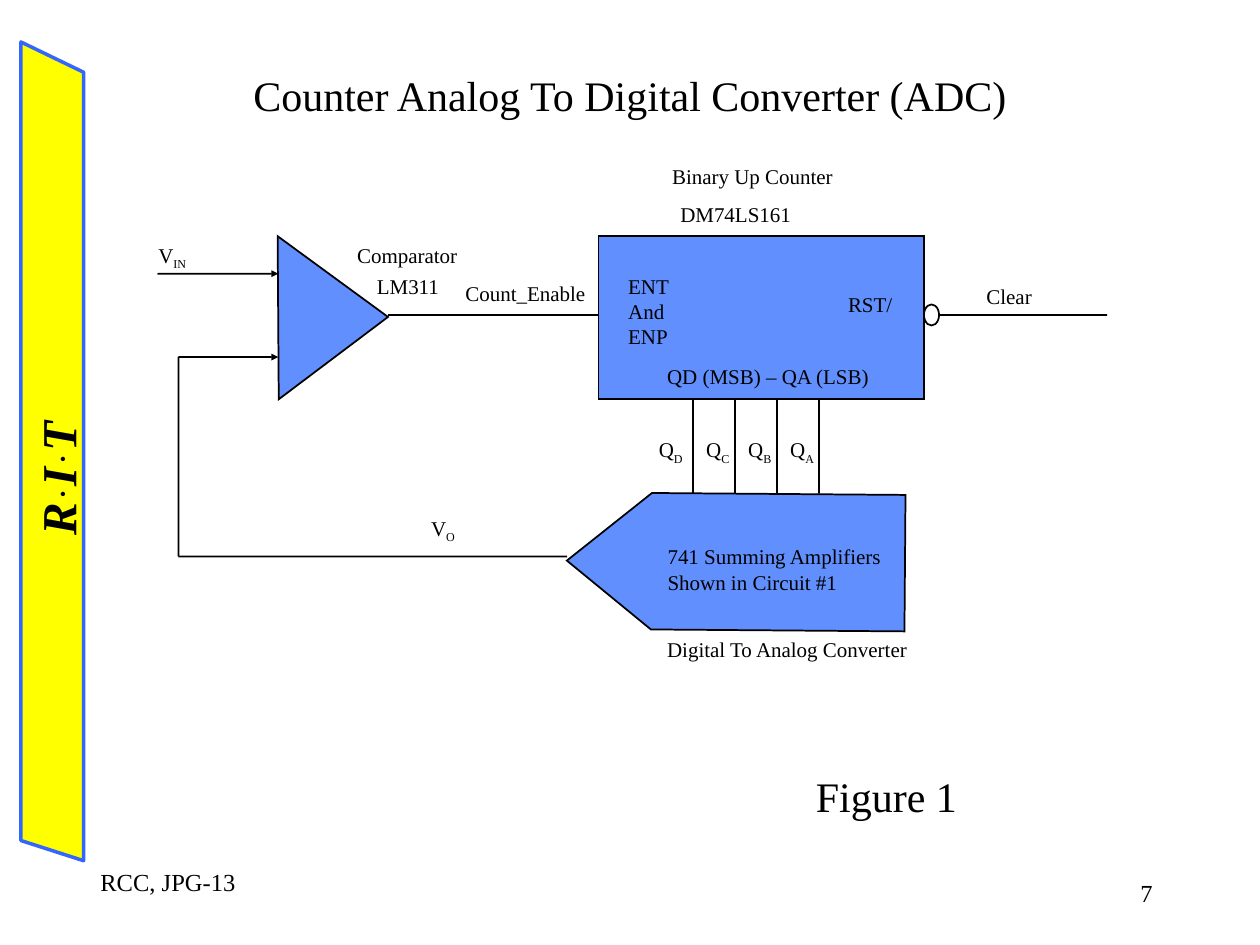
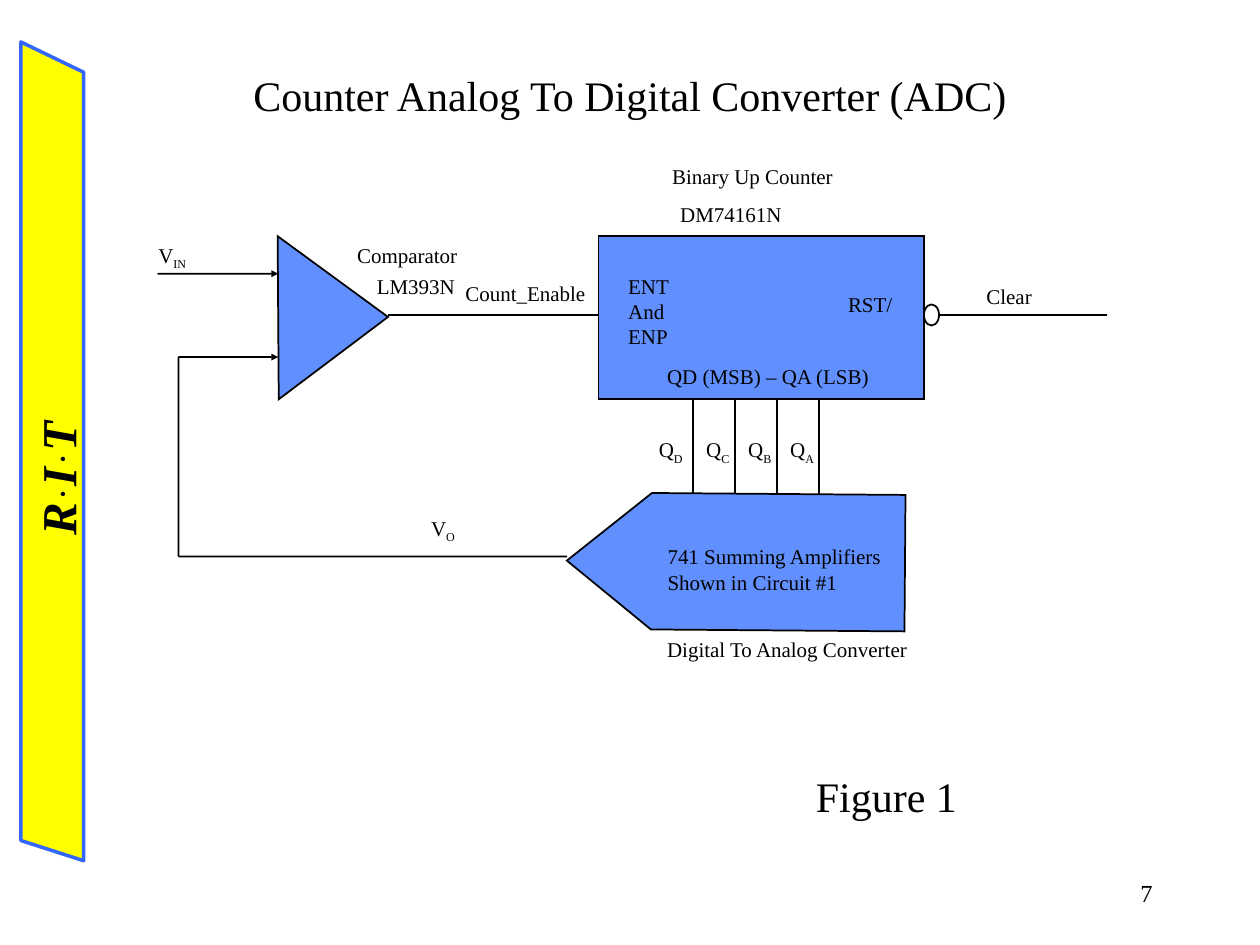
Before and after one commit to blizzardfinnegan/rit2195Notes, a slide deck: slide 7 of EEET-222-03/lab6/lab6.ppt. Drawn at 1260x945 pixels with LibreOffice and Linux fonts; fonts in the diff are those of the drawing. Boxes give left, top, right and bottom in pixels: in the first picture for what was removed or moved away, otherwise in the second. Text is boxed around its words. In the diff, an @@ line names an element or a change of style, - is before the commit and + after.

```diff
--- a/EEET-222-03/lab6/lab6.ppt
+++ b/EEET-222-03/lab6/lab6.ppt
@@ text at <box>680,208,781,223</box>: text changed @@
-DM74LS161
+DM74161N
@@ text removed at <box>377,280,439,295</box> @@
-LM311
@@ text added at <box>377,280,455,295</box>, 12 pt, text #000000 @@
+LM393N
@@ text removed at <box>100,874,236,895</box> @@
-RCC, JPG-13
```
Also in this commit, not shown: 12 other slides changed, 3 slides added, 1 slide removed, 51 other files.
